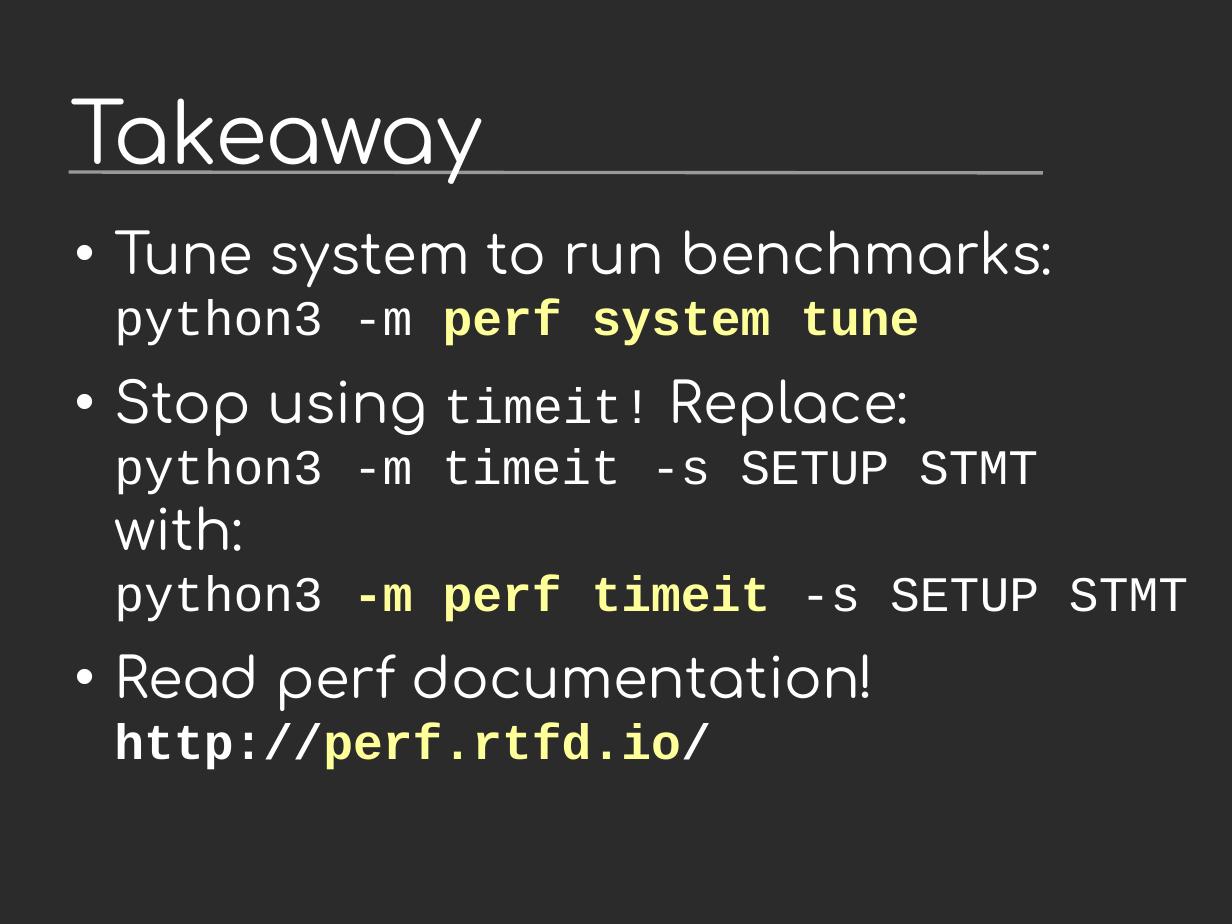
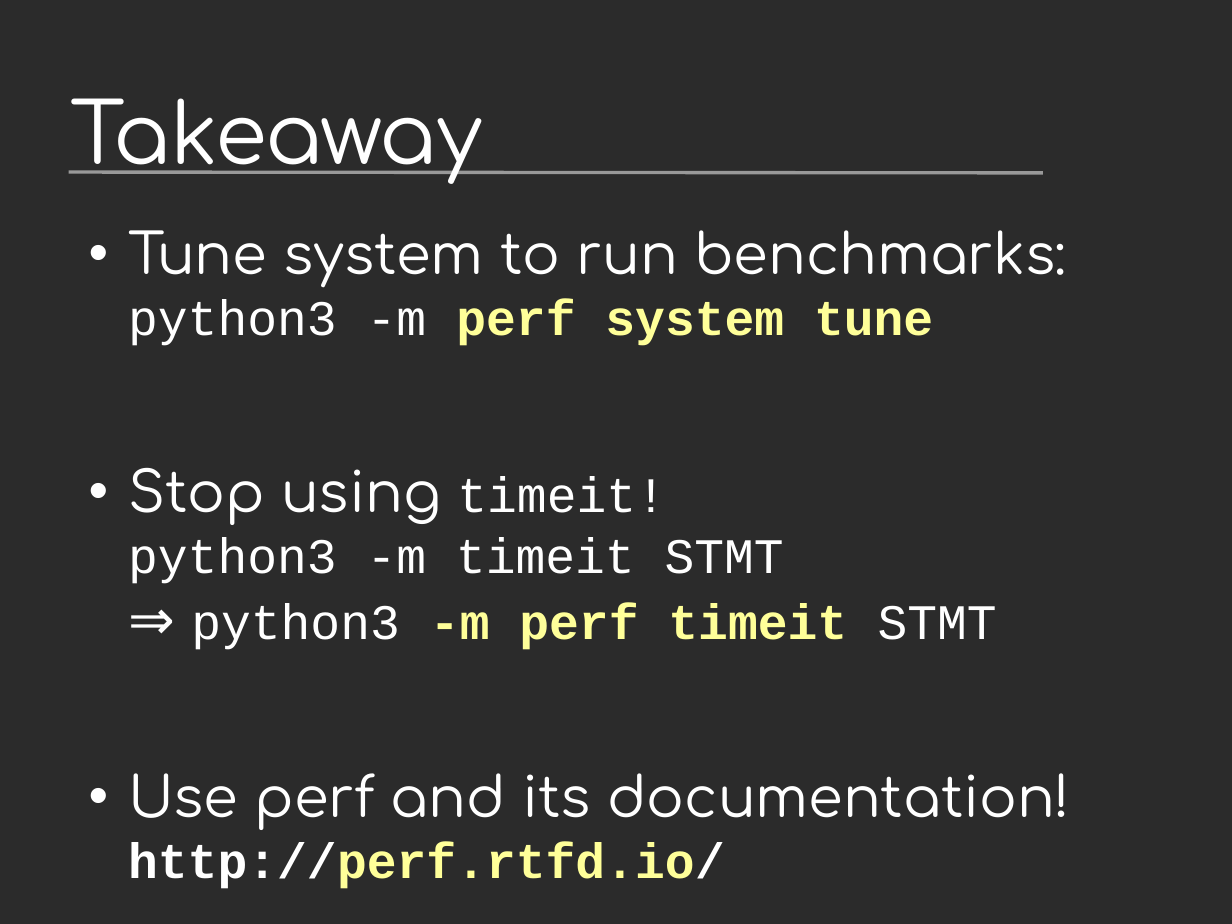
Before and after one commit to vstinner/talks, a slide deck: slide 32 of 2017-FOSDEM-Brussels/howto_run_stable_benchmarks.odp. Drawn at 1232x924 pixels with LibreOffice and Linux fonts; fonts in the diff are those of the drawing; background and template pictures are left out; a plain dark background stands for a picture behind light text. Boxes give left, top, right and bottom in pixels: in the first picture for what was removed or moved away, otherwise in the second. Text is boxed around its words. In the diff, an @@ line names an element or a change of style, - is before the commit and + after.

```diff
--- a/2017-FOSDEM-Brussels/howto_run_stable_benchmarks.odp
+++ b/2017-FOSDEM-Brussels/howto_run_stable_benchmarks.odp
@@ text "Tune system to run benchmarks: ...": place and size @@
-text "Tune system to run benchmarks: ..." at [114,230,1188,770]
+text "Tune system to run benchmarks: ..." at [128,230,1070,889]
@@ text at [128,468,1070,889]: text changed @@
-• Stop using timeit! Replace:
-  python3 -m timeit -s SETUP STMT
-  with:
-  python3 -m perf timeit -s SETUP STMT
-• Read perf documentation!
-  http://perf.rtfd.io/
+• Stop using timeit!
+  python3 -m timeit STMT
+  ⇒ python3 -m perf timeit STMT
+• Use perf and its documentation!
+  http://perf.rtfd.io/
```
Also in this commit, not shown: 3 other slides changed, 1 other file.
